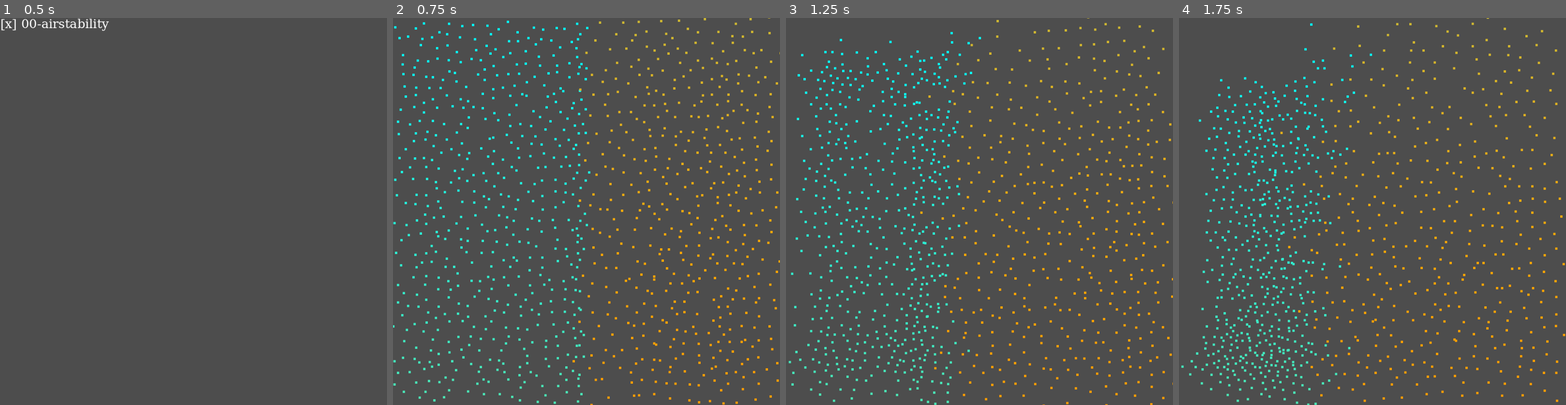
Above: before the commit, frames 1-4 (left to right).
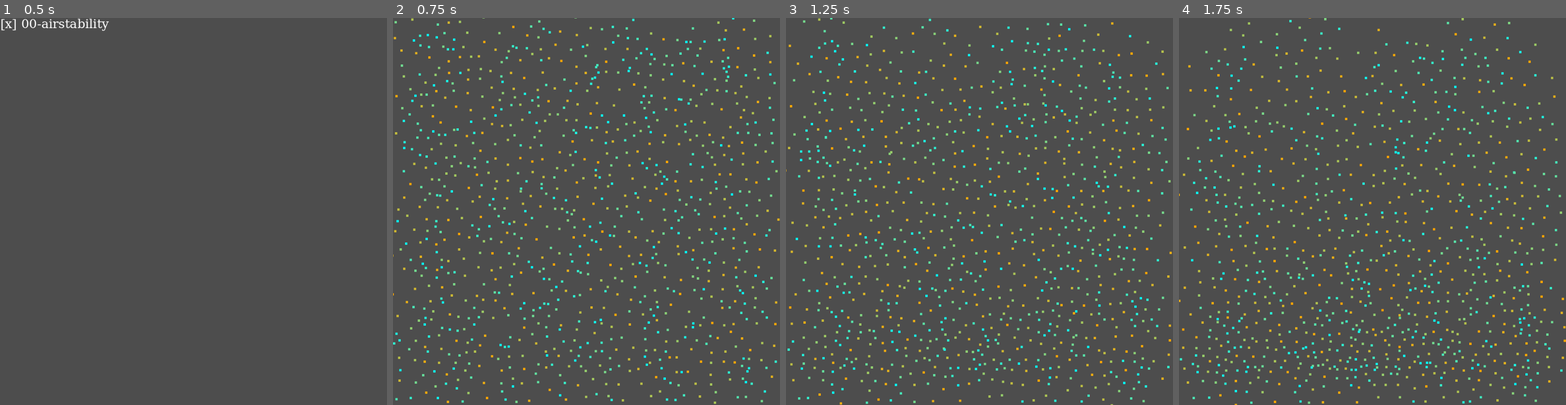
Above: after the commit, the same moments.

Repository: droqen/adiabasis
Game: Godot game, scene res://ptt_menu.tscn
The game is run twice, just before and just after one commit, with the same random seed, the same clock (stepped at 60 frames per second) and the same inputs.
Inputs:
- Up to frame 1 (0.5 s): no input
- Up to frame 2 (0.75 s): tap Enter (ui_accept) at 0.5, 0.6 s; hold Up (ui_up) from 0.53 s (still down)
- Up to frame 3 (1.25 s): keep holding Up (ui_up); tap Enter (ui_accept) at 0.77, 1.07 s
- Up to frame 4 (1.75 s): release Up (ui_up) at 1.28 s; hold Down (ui_down) from 1.28 s (still down); tap Enter (ui_accept) at 1.35, 1.52 s

Frame 1 is identical in both runs. In frame 2, 8.3% of the frame differs, in the area x 0-100%, y 0-100%; in frame 3, 8.1%; in frame 4, 8.1%.

Commit message:
hmmchan

Diff:
--- a/ptts/00-airstability/airsim.gd
+++ b/ptts/00-airstability/airsim.gd
@@ -18,10 +18,11 @@
 		for y in range(0, simheight - period, period):
 			var p = Parcel.new()
 			p.position = Vector2(x+randf()*period, y+randf()*period)
-			if x < simwidth/2:
-				p.heat = 0.5 + p.position.y * ADIABATIC_LAPSE_RATE
-			else:
-				p.heat = 0.9 + p.position.y * ADIABATIC_LAPSE_RATE
+			p.heat = 0.5 + 0.5*randf()
+			#if x < simwidth/2:
+				#p.heat = 0.5 + p.position.y * ADIABATIC_LAPSE_RATE
+			#else:
+				#p.heat = 0.9 + p.position.y * ADIABATIC_LAPSE_RATE
 			p.register(GLOBAL_CHUNKER)
 			parcels.append(p)
 func _physics_process(_delta: float) -> void:
